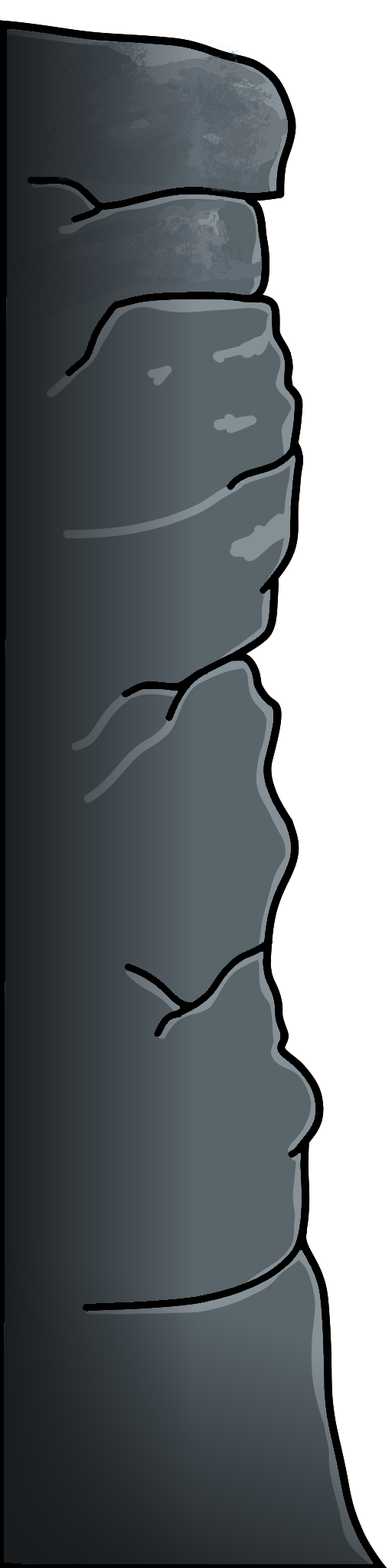
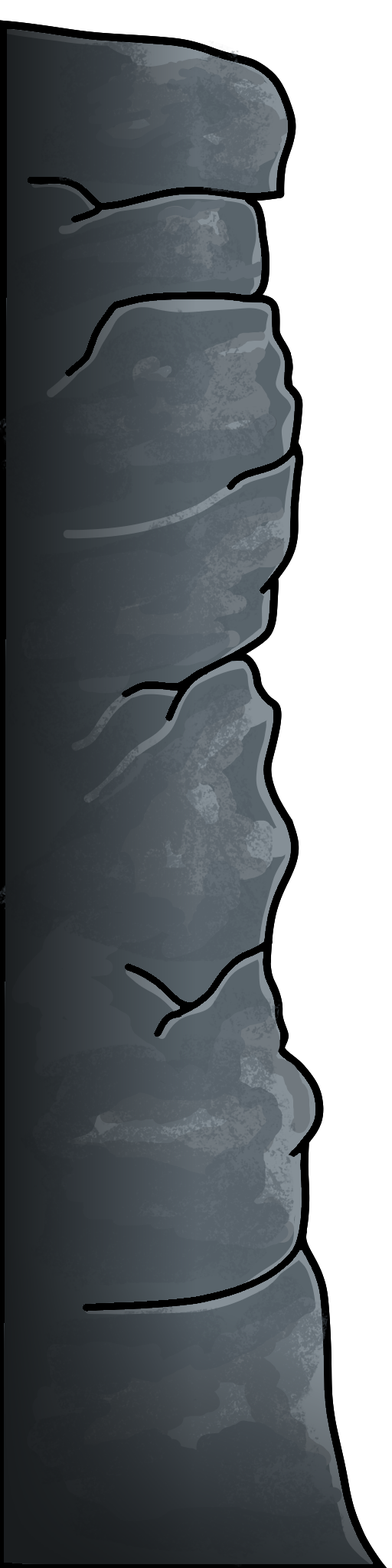
Layers edited between the first and the second 392px x 1568px image:
painted on "Paint Layer 1" over (x1=0, y1=307, x2=346, y2=1568)
painted on "Paint Layer 2" over (x1=0, y1=307, x2=346, y2=1568)
painted on "Background" (1st of 2) over (x1=0, y1=307, x2=346, y2=1568)
painted on "Background" (2nd of 2) over (x1=0, y1=307, x2=346, y2=1568)
